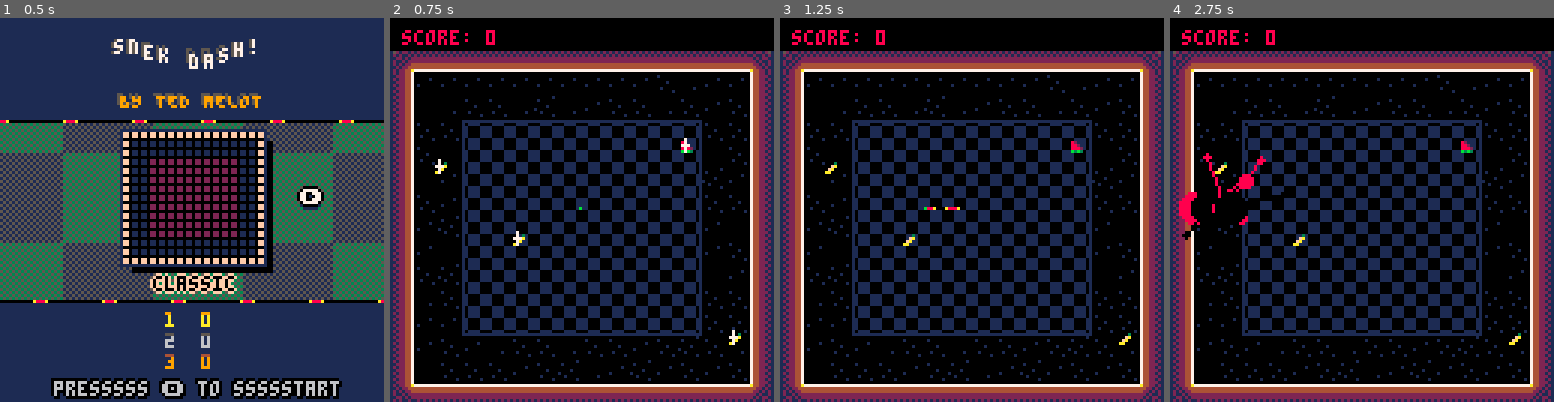
Above: before the commit, frames 1-4 (left to right).
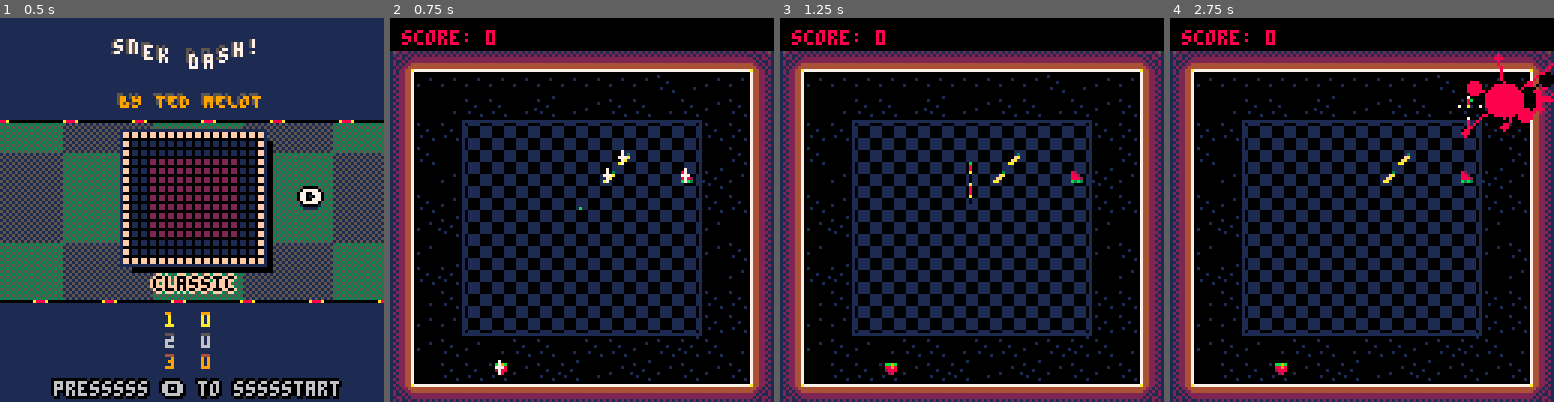
Above: after the commit, the same moments.

Repository: tmelot2/pico-8
Game: PICO-8 cartridge snekdash.p8
Two runs of this game, one before a commit and one after it. Both use one fixed random seed, a clock stepped at 60 frames per second and the inputs below.
Inputs:
- Up to frame 1 (0.5 s): tap X (X key) at 0.33 s
- Up to frame 2 (0.75 s): tap O (Z key) at 0.7 s
- Up to frame 3 (1.25 s): tap X (X key) at 1.07 s
- Up to frame 4 (2.75 s): hold Right 1.6-2.1 s; tap O (Z key) at 1.7, 2.1, 2.5 s; tap X (X key) at 1.85 s; hold Up 2.15-2.42 s; hold Right from 2.47 s (still down)

Frame 1 is identical in both runs. In frame 2, 0.6% of the frame differs, in the area x 11-92%, y 31-93%; in frame 3, 0.6%; in frame 4, 3.1%, in the area x 2-100%, y 9-93%.

Commit message:
Add spawner tiles & logic, add spawners to maps

Diff:
--- a/snekdash.p8
+++ b/snekdash.p8
@@ -1,5 +1,5 @@
 pico-8 cartridge // http://www.pico-8.com
-version 41
+version 42
 __lua__
 -- Snek Dash
 -- lrud zx
@@ -70,7 +70,7 @@
   [4]={ name='scatter', mx=16, my=0 },
   [5]={ name='x', mx=64, my=0 },
   [6]={ name='segments', mx=80, my=0 },
-  [7]={ name='experiment', mx=96, my=0 }
+  [7]={ name='the wall', mx=96, my=0 }
 }
 curLevel=1
 
@@ -321,8 +321,8 @@
   for x=0,w-1 do
     for y=0,h-1 do
       tile=mget(map.mx+x, map.my+y)
-      is_wall=fget(tile)==1
-      is_bg=fget(tile)==2
+      is_wall=fget(tile,0)
+      is_bg=fget(tile,1)
       if is_wall then
         c=15
       elseif is_bg then
@@ -346,11 +346,8 @@
 -- agame
 function gameinit()
   spawnplayer()
-  player.x=screenwidth/2
-  player.y=screenheight/2
   player.width=7
   player.height=7
-  player.dir=frnd((4))+1
   player.c=8
   player.h={}
   player.l=15
@@ -606,13 +603,32 @@
 -- aplayer
 function spawnplayer()
 	mx,my=15*(curLevel), 14*(curLevel)
-	for x=1,15 do
-		for y=1,14 do
-			m=mget(levels[curLevel].mx+x, levels[curLevel].my+y)
-			f=fget(m)
-			log('x,y '..mx+x..' '..my+y..' m '..m..' f'..bits(f))
-		end
-	end
+  spawners = {}
+  player.dir=1 -- Always start pointing up
+
+  -- Get list of spawner tiles, if any
+  for x=1,15 do
+    for y=1,14 do
+      m=mget(levels[curLevel].mx+x, levels[curLevel].my+y)
+      if fget(m,2) then
+        add(spawners, {x=x, y=y})
+      end
+    end
+  end
+
+  -- Spawn at a random spawner
+  if #spawners > 0 then
+    spawnTile=spawners[frnd(#spawners)+1]
+    player.x=spawnTile.x * 8
+    player.y=spawnTile.y * 10
+    log("SPAWN AT A SPAWNER TILE "..spawnTile.x..','..spawnTile.y)
+    log("which is screen "..player.x..','..player.y)
+    return
+  end
+
+  -- No spawners, so spawn in middle of screen
+  player.x=screenwidth/2
+  player.y=screenheight/2
 end
 
 -- collects food in foodlist, spawns new food
@@ -829,9 +845,9 @@
   cls()
   highscoredraw()
   local text='🅾️ try again'
-  print(text,hcenter(text),80,7)
+  print(text,hcenter(text)-7,80,7)
   local text='❎ level select'
-  print(text,hcenter(text),86,7)
+  print(text,hcenter(text)+4,88,7)
 end
 
 function highscoredraw()
@@ -1394,23 +1410,118 @@
 
 
 
+…(95 lines of a section not shown)…
 __gff__
 0000000100000000000000000000000000000001010101010101020202000000000002010101010101010202020000000000000000010101010102020200000000000000000000000000000000000000000000000000000000000000000000000000000000000000000000000000000000000000000000000000000000000000
-0000000000000000000000000000000000000000000000000000000000000000000000000000000000000000000000000000000000000000000000000000000000000000000000000000000000000000000000000000000000000000000000000000000000000000000000000000000000000000000000000000000000000000
+0000000000000000000000000000000000000000000000000000000000000000000000000000000000000000000000000000000000000000000000000000000006060000000000000000000000000000040000000000000000000000000000000400000000000000000000000000000004000000000000000000000000000000
 __map__
 1524242424242424242424242424241615242424242424242424242424242416152424242424242424242424242424161524242424242424242424242424241615242424242424242424242424242416152424242424242424242424242424161524242424242424242424242424241600000000000000000000000000000000
 130b0b0d0b0b0b0b0b0b0b0c0c0b0b14130b0c0c0d0c0d0d0d0c0c0c0d0c0c14130b0c0b0b0b0a0b0b0b0b0c0c0b0b14130b0b0b0b0b0b0b0b0b0b0c0d0b0b1413360b0b0b0b0b0b0b0b0b0c0c0b3614130b0c0b2a352c0b0b2a352c0c0b0b14130b0c0b0b0b0a03030b0b0c0c0b0b1400000000000000000000000000000000
 131e0a0c0d1e0a0c0b0c0d0b0c0b0c14130c0c0b0c0c0d330c0c0b0c0c0d0c14131e0b0c0c1e000c0b000c0b0c0b0c14131e0d0c0c0d0a0d0b0c0c0d0c0b0c14131e361b1b1b1b1b1b1b1b1b1b360c14131e0b0c2a352c0c0b2a352c0c0b0c14131e0b0c0c1e000303000c0b0c0b0c1400000000000000000000000000000000
 130c0c0c0b0c0c0d0c0c0c0c0c0c0c1413330c0c360c0c0a0b0c0c360c0c3314130c0c0c0b0d00000b000c000c0c0c14130c0c1a1b1b1b1b1b1b1b1b1c0c0c14130d2a360b0c0b0b0b0c0c0c362c0c14130c0c0c2a352c000b2a352c0c0c0c14130c0c0c0b0d000303000c000c0c0c1400000000000000000000000000000000
-130c0d1a1b1b1c0c1e1a1b1b1c000c14130c0c0c1a1b1b36361b1b1c0c0c0c14130c000000000000000000000d000c14130c002a2b2b2b2b2b2b2b2b2c000c14130c2a0b361b1b1b1b1b1b360c2c0c14130c00002a352c00002a352c0d000c14130c000000000003030000000d000c1400000000000000000000000000000000
-131e0b2a17182b1b1b2b17182c0a0b14130c361a2b2b2b2b2b2b2b2b1c360c14131e0000000000000000000000000b14131e0b2a2b2b2b2b2b2b2b2b2c0a0b14131e2a0b2a360b0c0d00362c0b2c0d14131e00002a352c00002a352c00000b14131e0000000000030300000000000b1400000000000000000000000000000000
+130c0d1a1b1b1c0c1e1a1b1b1c000c14130c0c0c1a1b1b36361b1b1c0c0c0c14130c000000000000000000000d000c14130c002a2b2b2b2b2b2b2b2b2c000c14130c2a0b361b1b1b1b1b1b360c2c0c14130cd0002a352cd0002a352c0dd00c14130c000000000003030000000d000c1400000000000000000000000000000000
+131e0b2a17182b1b1b2b17182c0a0b14130c361a2b2b2b2b2b2b2b2b1c360c14131e00000000d000d000d00000000b14131e0b2a2b2b2b2b2b2b2b2b2c0a0b14131e2a0b2a360b0cf000362c0b2c0d14131e00002a352c00002a352c00000b14131e0000000000030300000000000b1400000000000000000000000000000000
 130c0b2a19292b2b2b2b19292c0d0c14130c0b2a2b2b2b2b2b2b2b2b2c0c0d14131b1b1b1b1b1b1b1b1b1b1b1b1b1b14130c0b2a2b2b2b2b2b2b2b2b2c0c0c14130c2a0c2a0b361b1b360b2c0c2c0c14131b1b1b3b353b1b1b3b353b1b1b1b14131b1b1b1b1b1b03031b1b1b1b1b1b1400000000000000000000000000000000
-130b0a2a19292b2b2b2b19292c0b1e14130b0c362b2b2b36362b2b2b360d0c1413393939393939393939393939393914130b0a2a2b2b2b2b2b2b2b2b2c0b1e14130b2a0c2a0b2a39392c0b2c0b2c1e1413393939393939393939353939393914132b2b2b2b2b2b03032b2b2b2b2b2b1400000000000000000000000000000000
-130b002a19292b2b2b2b19292c0b0c14130c332a2b2b2b2b2b2b2b2b2c0c0b14133b3b3b3b3b3b3b3b3b3b3b3b3b3b14130b002a2b2b2b2b2b2b2b2b2c0b0c14130b2a0c2a0b363b3b360c2c0b2c0c14133b3b3b2b352b3b3b2b352b3b3b3b14133b3b3b3b3b3b03033b3b3b3b3b3b1400000000000000000000000000000000
-130c0a2a27282b3b3b2b27282c000b14130d363a2b2b2b2b2b2b2b2b3c360c14130c0000000000000000000000000b14130c0a2a2b2b2b2b2b2b2b2b2c000b14130c2a0b2a360c0c0b0b362c0c2c0b14130c00002a352c00002a352c00000b14130c0000000000030300000000000b1400000000000000000000000000000000
-130c0c3a3b3b3c0a0c3a3b3b3c0c0c14130c0d0c3a3b3b36363b3b3c0c0c0a14130c00000d1e0000000000000b000c14130d0c2a2b2b2b2b2b2b2b2b2c0c0c14130c2a0b363b3b3b3b3b3b360b2c0c14130c00002a352c00002a352c0b000c14130c00000d1e0003030000000b000c1400000000000000000000000000000000
-130b0b0c0a0b0c1e0c1e1e0c0b0c0c14130c0b0c360c0b0a0b330c360c0d0c14130b0b0c000b0c1e0c1e1e0c0b0c0c14130b0b3a3b3b3b3b3b3b3b3b3c0c0c14130b2a360b0b0c0b000c000c362c0c14130b0b0c2a352c1e0c2a352c0b0c0c14130b0b0c000b0c03031e1e0c0b0c0c1400000000000000000000000000000000
-130b0c0b0a0c0d0c0c0c0b0c0a0d0c14130b0b0b0c0c0d0d0c0c0c0c0d0d0b14130b0c0b0a0c0c0c000c0b0c0a0c0c14130b0c0b0d0c0c0d0c0c0b0c0a0c0d14130b363b3b3b3b3b3b3b3b3b3b360d14130b0c0b2a352c0c002a352c0a0c0c14130b0c0b0a0c0c03030c0b0c0a0c0c1400000000000000000000000000000000
+130b0a2a19292b2b2b2b19292c0b1e14130b0c362b2b2b36362b2b2b360d0c1413393939393939393939393939393914130b0a2a2b2b2b2b2b2b2b2b2c0b1e14130b2a0c2a0b2a39392c0b2c0b2c1e1413393939393939393939353939393914132b2bc0c02b2b03032b2bc0c02b2b1400000000000000000000000000000000
+130b002a19292b2b2b2b19292c0b0c14130c332a2bc12b2b2b2bc12b2c0c0b14133b3b3b3b3b3b3b3b3b3b3b3b3b3b14130b002a2b2b2b2b2b2b2b2b2c0b0c14130b2ae02a0b363b3b360c2ce02c0c14133b3b3b2b352b3b3b2b352b3b3b3b14133b3b3b3b3b3b03033b3b3b3b3b3b1400000000000000000000000000000000
+130c0a2a27282b3b3b2b27282c000b14130d363a2bc12b2b2b2bc12b3c360c14130c0000000000000000000000000b14130c0a2a2b2b2b2b2b2b2b2b2c000b14130c2a0b2a360c0c0b0b362c0c2c0b14130c00002a352c00002a352c00000b14130c0000000000030300000000000b1400000000000000000000000000000000
+130c0c3a3b3b3c0a0c3a3b3b3c0c0c14130c0d0c3a3b3b36363b3b3c0c0c0a14130c00000d1e0000000000000b000c14130d0c2a2b2b2b2b2b2b2b2b2c0c0c14130c2a0b363b3b3b3b3b3b360b2c0c14130c001e2a352c00002a352c0b000c14130c00000d1e0003030000000b000c1400000000000000000000000000000000
+130b0b0c0a0b0c1e0c1e1e0c0b0c0c14130c0b0c360c0b0a0b330c360c0d0c14130b0b0c000b0c1e0c1e1e0c0b0c0c14130b0b3a3b3b3b3b3b3b3b3b3c0c0c14130b2a360b0b0cf0000c000c362c0c14130bd00c2a352c1ed02a352c0bd00c14130b0b0c000b0c03031e1e0c0b0c0c1400000000000000000000000000000000
+130b0c0b0a0c0d0c0c0c0b0c0a0d0c14130b0b0b0c0c0d0d0c0c0c0c0d0d0b14130b0c0b0ae00c0cf00ce00c0a0c0c14130b0c0b0d0c0c0d0c0c0b0c0a0c0d14130b363b3b3b3b3b3b3b3b3b3b360d14130b0c0b2a352c0c002a352c0a0c0c14130b0c0b0a0c0c03030c0b0c0a0c0c1400000000000000000000000000000000
 131e0c0c0c0b0c0a0b0b0a0b0d0b0c14130c0c0c0c0b0c0b0b0c0b0b0c0b0c14131e0c0c0c0b0c0a0b0b0a0b0c000c14131e0c0c0c0b0c0a0d0b0a0b0c0b0c1413360c0c0c0b0c0d0b0b0a0b0c0b3614131e0c0c2a352c0a0b2a352c0c000c14131e0c0c0c0b0c03030b0a0b0c000c1400000000000000000000000000000000
 2523232323232323232323232323232625232323232323232323232323232326252323232323232323232323232323262523232323232323232323232323232625232323232323232323232323232326252323232323232323232323232323262523232323232323232323232323232600000000000000000000000000000000
 0000000000000000000000000000000000000000000000000000000000000000000000000000000000000000000000000000000000000000000000000000000000000000000000000000000000000000000000000000000000000000000000000000000000000000000000000000000000000000000000000000000000000000
Not shown, changed: 190 lines of the sprite sheet (__gfx__) section of snekdash.p8
